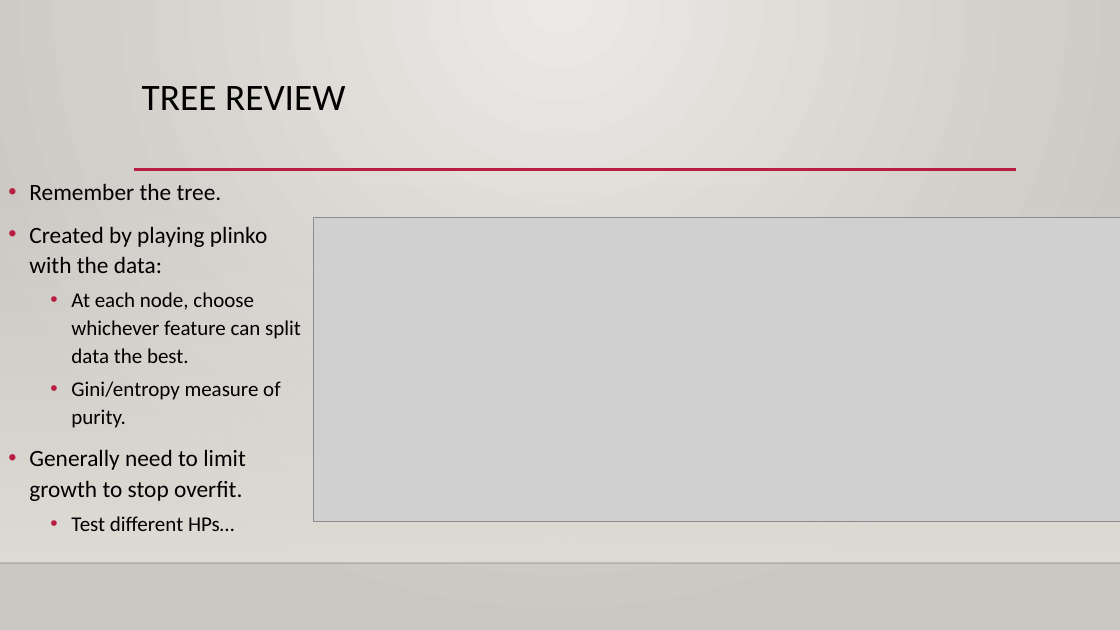
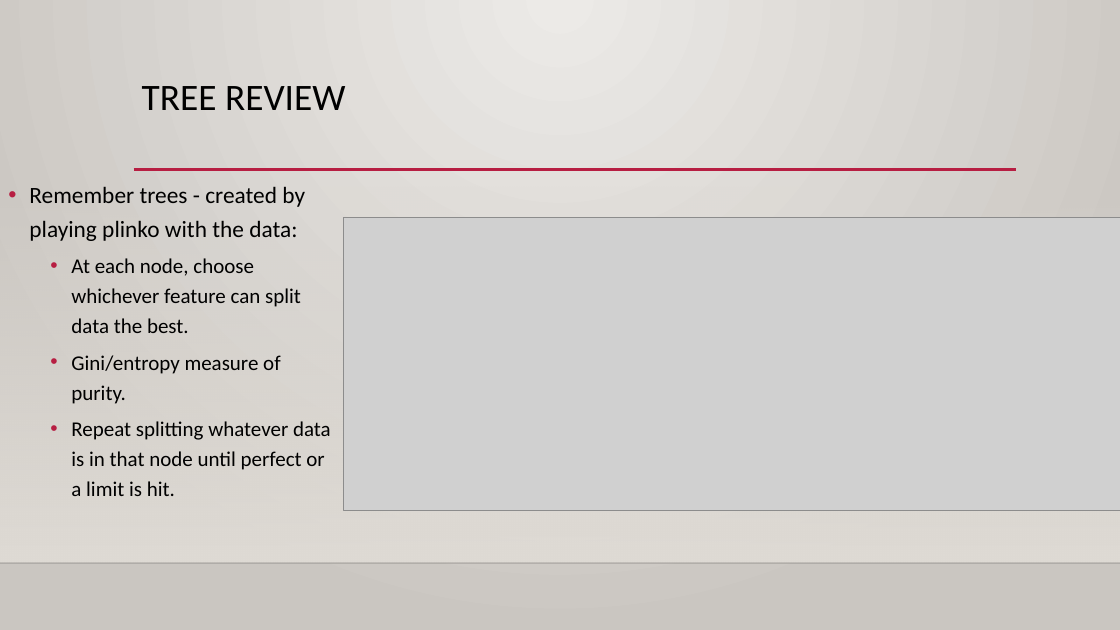
Before and after one commit to glennybarnes/Intro_to_Machine_Learning_Students, a slide deck: slide 2 of reference_content/Slides/004_Gridsearch.pptx. Drawn at 1120x630 pixels with LibreOffice and Linux fonts; fonts in the diff are those of the drawing; grey boxes stand for pictures; background and template pictures are left out. Boxes give left, top, right and bottom in pixels: in the first picture for what was removed or moved away, otherwise in the second. Text is boxed around its words. In the diff, an @@ line names an element or a change of style, - is before the commit and + after.

```diff
--- a/reference_content/Slides/004_Gridsearch.pptx
+++ b/reference_content/Slides/004_Gridsearch.pptx
@@ text at box(29, 186, 305, 241): text changed @@
-• Remember the tree.
-• Created by playing plinko with the data:
+• Remember trees - created by playing plinko with the data:
@@ picture: place and size @@
-picture at box(313, 218, 1120, 522)
+picture at box(343, 218, 1120, 511)
@@ text at box(71, 258, 301, 404): line spacing 1.1 to 1.2 @@
@@ text at box(71, 421, 331, 496): text changed; size 20 to 18 pt @@
-• Generally need to limit growth to stop overfit.
-  • Test different HPs…
+  • Repeat splitting whatever data is in that node until perfect or a limit is hit.
```
Also in this commit, not shown: 3 other slides changed, 5 slides added, 1 slide removed, 4 other files.
